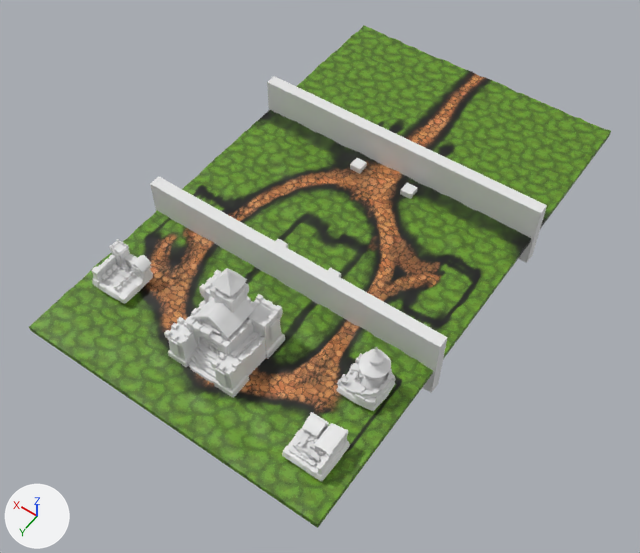
The Blender file Assets/Blends/terrain/terrain.blend: old version first, new version second.
One viewpoint serves both versions: a 50 mm camera at (-51.8, 79.7, 106.8) aimed at (-2.1, 10.0, -2.6). Lighting does not change. The marker at lower left points along +X, +Y and +Z.
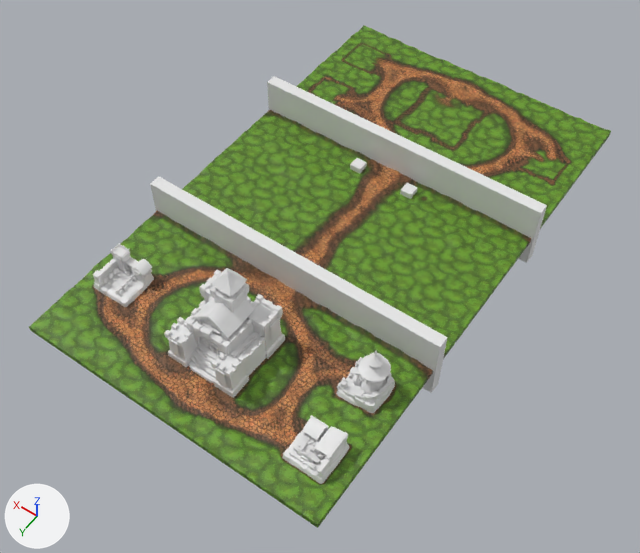
Changed parts and their boxes (x1, y1, x2, y2) in the pictures (640 x 553 px):
'Plane', surface changed: (88, 41, 574, 489) in both
'LumberMill', moved: before (282, 412, 350, 481); after (283, 415, 349, 484)
'Archery', moved: before (92, 239, 153, 304); after (93, 243, 154, 307)
'MageTower', moved: before (337, 346, 396, 411); after (336, 351, 395, 413)
'Cube.003', hidden: before (328, 267, 341, 278)
'Cube.002', hidden: before (276, 239, 288, 248)

The change, as a diff of the scene's bpy script:
```diff
--- a/Assets/Blends/terrain/terrain.blend.py
+++ b/Assets/Blends/terrain/terrain.blend.py
@@ img_dirt2_png @@
+img_dirt2_png = load_image('dirt2.png', '../../Materials/textures/dirt2.png', 1024, 1024, 'sRGB')
@@ mat_splat_terrain @@
 mat_splat_terrain = bpy.data.materials.new('splat.terrain')
-# nodes: BsdfPrincipled, Mix x2, OutputMaterial, RGB, SeparateColor, TexImage x3, UVMap x2
+# nodes: BsdfPrincipled, Bump, Mapping, Mix x3, OutputMaterial, RGB, RGBToBW, SeparateColor, TexImage x4, UVMap x2
 # colours: black #000000
+# uses the picture img_dirt2_png
 # uses the picture img_dirt_jpg_001
@@ me_plane @@
 me_plane.from_pydata(...)  # 5179 vertices, 5036 faces; spans x -26.0..26.0, y -44.0..44.0, z -1.0..0.3
 # used by ob_plane; location = (0.0, 0.0, 0.0)
+# me_plane part 1: texture (UV) coordinates changed
 me_plane.materials.append(mat_splat_terrain)
@@ ob_cube_002 @@
 ob_cube_002.location = (5.0, 11.0, 0.0)
+ob_cube_002.hide_set(True)
@@ ob_cube_003 @@
 ob_cube_003.scale = (-1.0, 1.0, 1.0)
+ob_cube_003.hide_set(True)
@@ ob_magetower @@
 ob_magetower = bpy.data.objects.new('MageTower', me_mesh_001)
-ob_magetower.location = (-20.0, 24.0, 1.0)
+ob_magetower.location = (-20.0, 24.0, 0.1)
 ob_magetower.rotation_euler = (0.0, 0.0, 1.571)  # degrees (0, 0, 90)
@@ ob_lumbermill @@
 ob_lumbermill = bpy.data.objects.new('LumberMill', me_mesh_002)
-ob_lumbermill.location = (-20.0, 36.0, 1.0)
+ob_lumbermill.location = (-20.0, 36.0, 0.1)
 ob_lumbermill.rotation_euler = (0.0, 0.0, 3.142)  # degrees (0, 0, 180)
@@ ob_archery @@
 ob_archery = bpy.data.objects.new('Archery', me_mesh_004)
-ob_archery.location = (20.0, 30.0, 1.0)
+ob_archery.location = (20.0, 30.0, 0.1)
 ob_archery.rotation_euler = (0.0, 0.0, -1.571)  # degrees (0, 0, -90)
```
